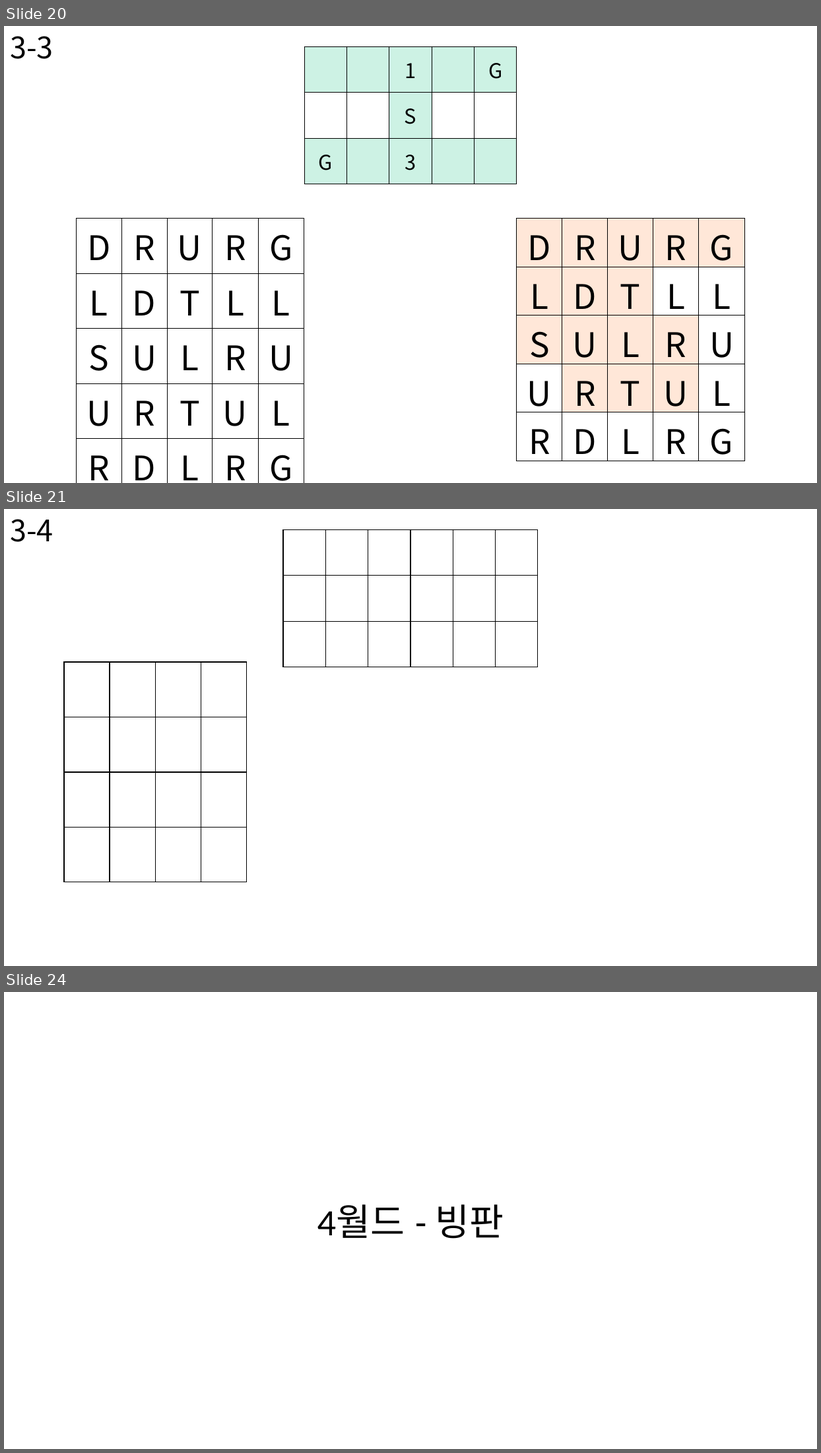
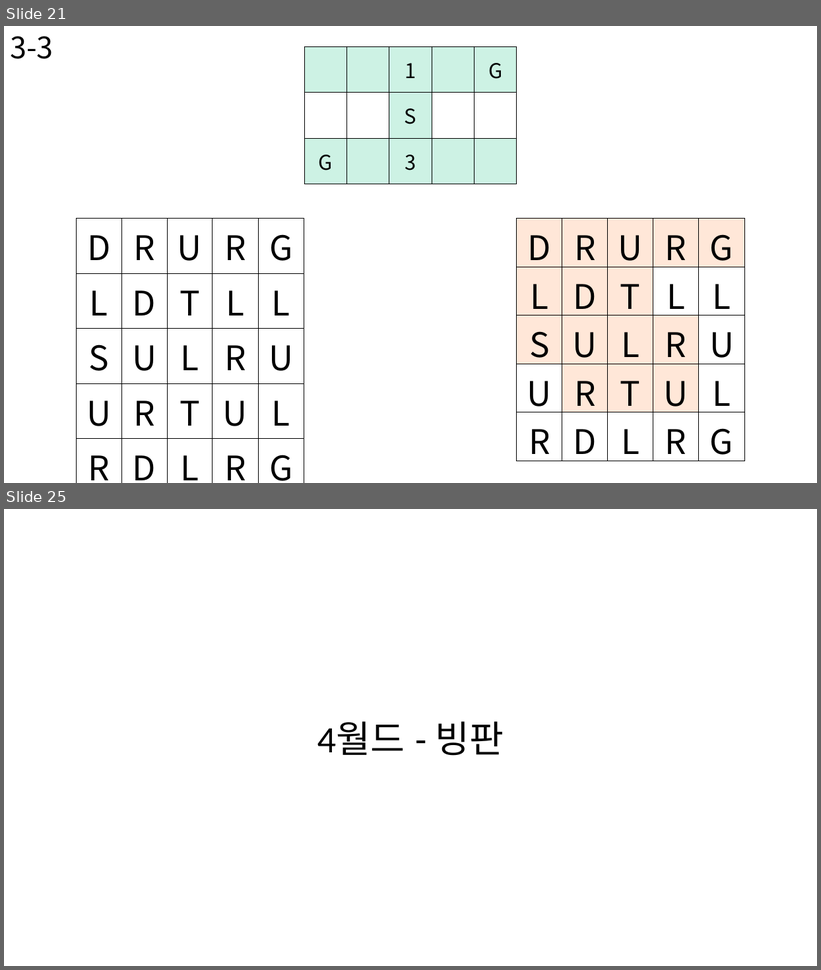
Before and after one commit to BSF0124/Brain-Control, a slide deck: etc/레벨디자인.pptx. Shown one above the other, each under a label of ours: slides 20, 21 and 24 before the commit, slides 21 and 25 after it; the slides between them are not shown. The pictures are 821x1453 and 821x970 pixels, drawn with LibreOffice and Linux fonts; fonts in the diff are those of the drawing. Boxes give left, top, right and bottom in pixels: in the first picture for what was removed or moved away, otherwise in the second. Text is boxed around its words. In the diff, an @@ line names an element or a change of style, - is before the commit and + after.

```diff
--- a/etc/레벨디자인.pptx
+++ b/etc/레벨디자인.pptx
@@ slide 21 removed at bbox=[4, 509, 817, 966], background #FFFFFF @@
@@ text removed at bbox=[10, 519, 53, 542] @@
-3-4
@@ table removed at bbox=[283, 529, 539, 667], 3 rows, 6 columns @@
- |  |  |  |  | 
- |  |  |  |  | 
- |  |  |  |  | 
@@ table removed at bbox=[64, 662, 247, 856], 4 rows, 4 columns @@
- |  |  | 
- |  |  | 
- |  |  | 
- |  |  | 
@@ what was slide 20 is now slide 21 @@
@@ what was slide 24 is now slide 25 @@
```
Also in this commit, not shown: 1 slide changed, 3 slides added, 1 other slide removed, 9 other files.
